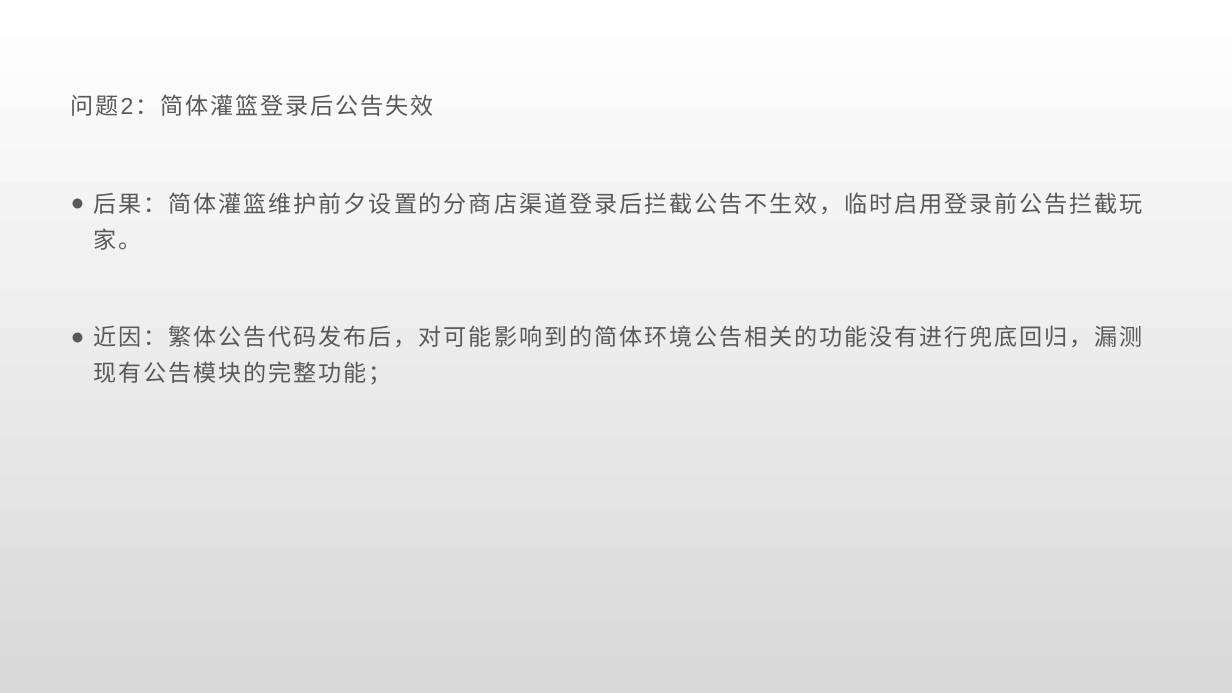
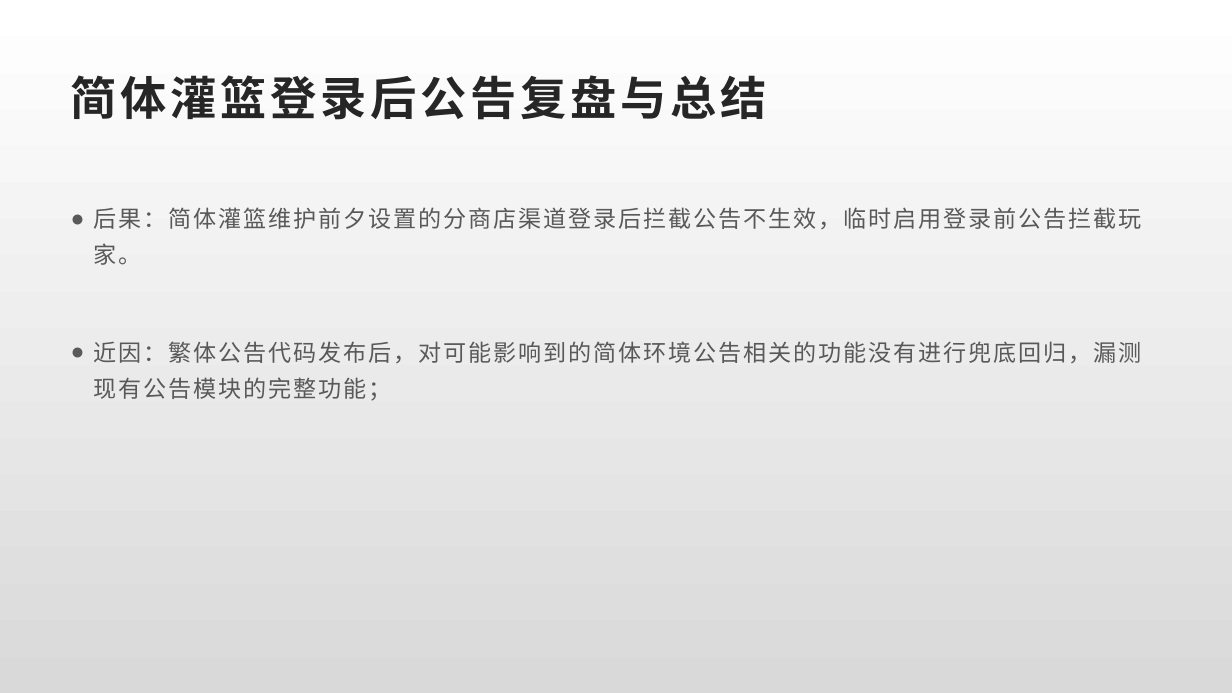
Before and after one commit to Rexixe1993/JavaScriptLesson, a slide deck: slide 14 of 全球版灌篮OBT复盘总结.pptx (slide 12 before the commit). Drawn at 1232x693 pixels with LibreOffice and Linux fonts; fonts in the diff are those of the drawing. Boxes give left, top, right and bottom in pixels: in the first picture for what was removed or moved away, otherwise in the second. Text is boxed around its words. In the diff, an @@ line names an element or a change of style, - is before the commit and + after.

```diff
--- a/全球版灌篮OBT复盘总结.pptx
+++ b/全球版灌篮OBT复盘总结.pptx
@@ title added at box(71, 75, 767, 120), 36 pt, text #262626, bold @@
+简体灌篮登录后公告复盘与总结
@@ text at box(71, 94, 434, 116): paragraph removed @@
-问题2：简体灌篮登录后公告失效
@@ text "后果：简体灌篮维护前夕设置的分商店渠道登录后拦截公告不生效，临时启用登录前公告拦截玩家。": place and size @@
-text "后果：简体灌篮维护前夕设置的分商店渠道登录后拦截公告不生效，临时启用登录前公告拦截玩家。" at box(71, 94, 1143, 385)
+text "后果：简体灌篮维护前夕设置的分商店渠道登录后拦截公告不生效，临时启用登录前公告拦截玩家。" at box(94, 207, 1142, 401)
```
Also in this commit, not shown: 2 other slides changed, 4 slides added, 2 slides removed.
